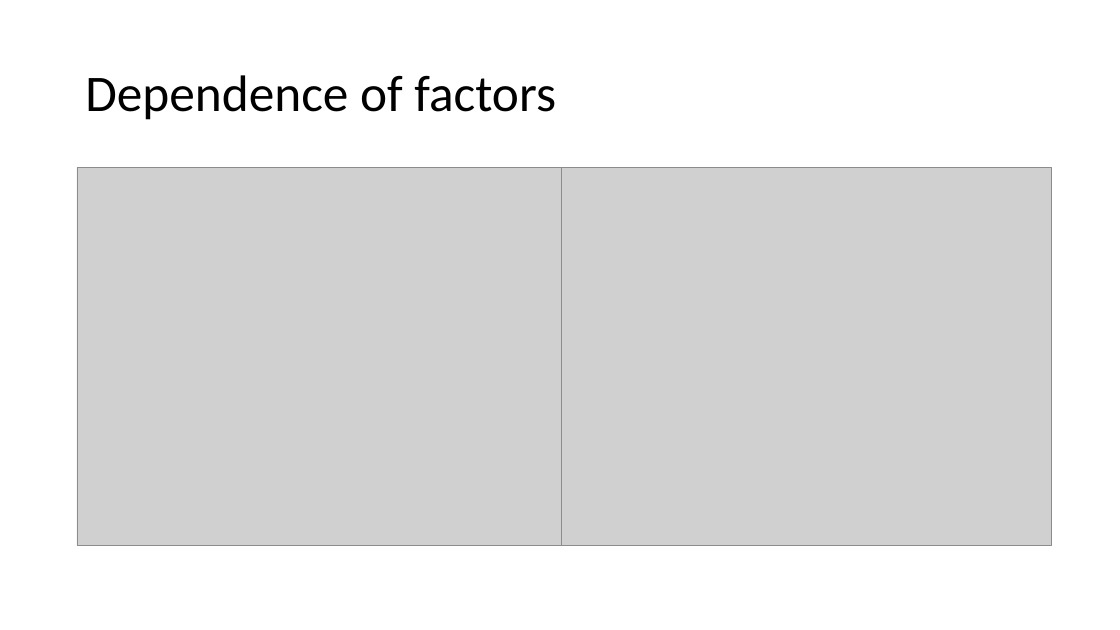
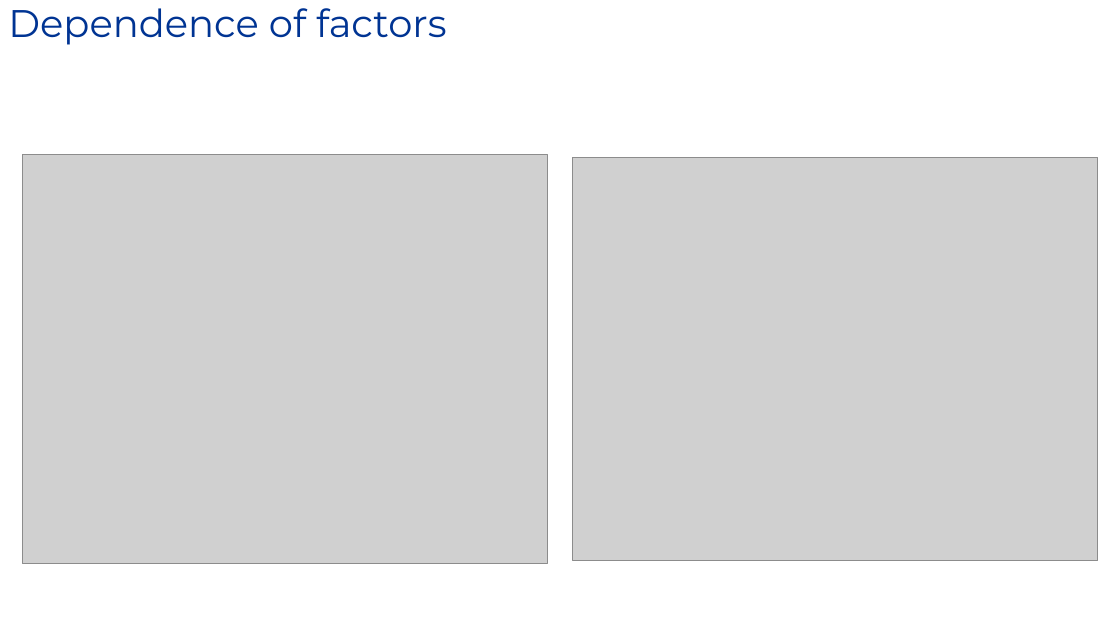
Before and after one commit to sht150/CHE-Math-Project-updated, a slide deck: slide 6 of Presentation.pptx. Drawn at 1120x630 pixels with LibreOffice and Linux fonts; fonts in the diff are those of the drawing; grey boxes stand for pictures; background and template pictures are left out. Boxes give left, top, right and bottom in pixels: in the first picture for what was removed or moved away, otherwise in the second. Text is boxed around its words. In the diff, an @@ line names an element or a change of style, - is before the commit and + after.

```diff
--- a/Presentation.pptx
+++ b/Presentation.pptx
@@ title "Dependence of factors": place and size @@
-title "Dependence of factors" at <box>85,75,556,120</box>
+title "Dependence of factors" at <box>8,8,446,45</box>
@@ title "Dependence of factors" at <box>8,8,446,45</box>: size 44 to 33 pt, font Calibri to Montserrat, text colour #000000 to #003493; vertical alignment middle to top @@
@@ picture: place and size @@
-picture at <box>77,168,562,546</box>
+picture at <box>22,155,547,564</box>
@@ picture: place and size @@
-picture at <box>560,168,1052,546</box>
+picture at <box>573,157,1098,560</box>
```
Also in this commit, not shown: 4 other slides changed, 4 slides added, 3 slides removed, 1 other file.
